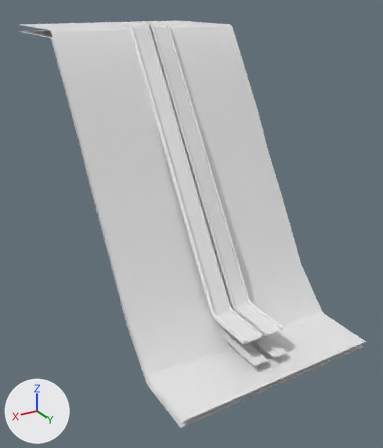
Two versions of the FBX model Assets/_Main/Art/Models/Sm_Water.fbx, one commit apart.
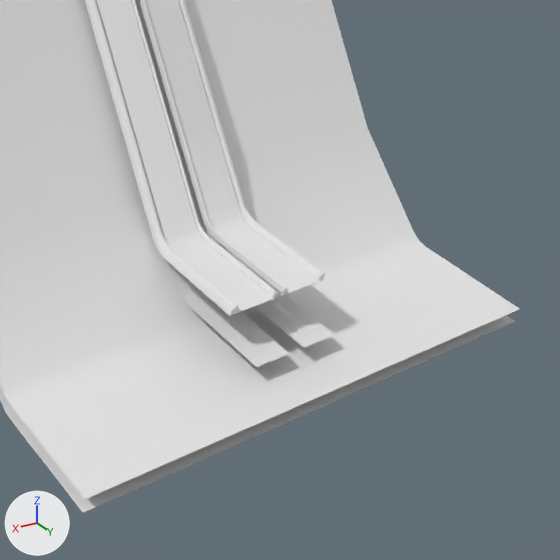
Each version appears first whole from a 50 mm camera at (58.8, 120.7, 5.8) aimed at (1.5, 25.2, -41.9), and next in a close-up on the part from 38% to 100% of the width and 47% to 100% of the height. Every picture has the same lights, and +X, +Y and +Z are marked at lower left.
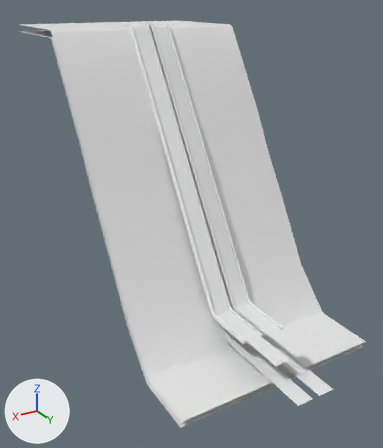
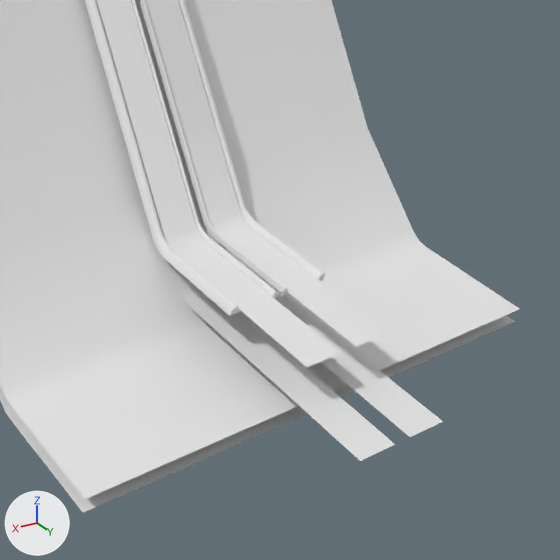
Boxes [x1, y1, x2, y2] around the edits, measured in the close-ups (560 x 560 px; the box of a moved part takes in the faces that stretch with it):
'Plane.006', reshaped
    before: [96, 0, 320, 311]
    after: [96, 0, 388, 367]
'Plane.005', reshaped
    before: [95, 0, 290, 367]
    after: [95, 0, 395, 461]
'Plane.003', reshaped
    before: [146, 4, 335, 348]
    after: [146, 4, 443, 437]
part 1 of me_plane_001, moved or reshaped
    before: [242, 341, 290, 367]
    after: [242, 341, 395, 461]
part 2 of me_plane_009, built on
    before: [177, 244, 320, 311]
    after: [177, 244, 388, 367]
part 3 of me_plane_005, moved or reshaped
    before: [289, 323, 335, 348]
    after: [310, 323, 443, 437]

Diff of the bpy script that builds the scene:
```diff
--- a/Assets/_Main/Art/Models/Sm_Water.fbx.py
+++ b/Assets/_Main/Art/Models/Sm_Water.fbx.py
@@ me_plane_009 @@
 me_plane_009.from_pydata(...)  # 56 vertices, 24 faces; spans x -4.3..4.2, y -1.1..51.0, z -57.3..-0.4
 # used by ob_plane_006; location = (0.0, 0.4, 0.1)
 # verts and faces of me_plane_009; kept vertices keep their numbers, new ones are numbered from 56
 # before: 6 (-4.3, 51.0, -57.3) at pixel (320, 281), 11 (-0.8, 51.0, -57.3) at pixel (288, 293), 14 (0.7, 51.0, -57.3) at pixel (274, 298), 15 (0.7, 41.0, -57.3) at pixel (207, 243), 21 (4.2, 51.0, -57.3) at pixel (241, 311)
 # before: 22 (4.2, 41.0, -57.3)
+# me_plane_009 part 2
+delete_vertices([14, 21])  # with the faces that use them
+verts[6] = (-4.3, 59.6, -57.3)  # moved, pixel (388, 333)
+verts[11] = (-0.8, 59.6, -57.3)  # moved, pixel (356, 346)
+verts[56] = (0.7, 59.6, -57.3)  # pixel (341, 353)
+verts[57] = (0.7, 50.5, -57.3)  # pixel (270, 295)
+verts[58] = (0.7, 48.1, -57.3)  # pixel (253, 281)
+verts[59] = (0.7, 45.7, -57.3)  # pixel (237, 268)
+verts[60] = (0.7, 43.4, -57.3)  # pixel (222, 255)
+for new, old in zip([*range(61, 66)], [*range(56, 61)]): verts[new] = verts[old] + (3.5, 0.0, 0.0)
+faces += [(56, 57, 62, 61), (15, 22, 65, 60), (59, 60, 65, 64), (58, 59, 64, 63), (57, 58, 63, 62)]
 me_plane_009.materials.append(mat_m_waterfall_slide)
@@ me_plane_005 @@
 me_plane_005.from_pydata(...)  # 107 vertices, 80 faces; spans x -4.3..-0.8, y -0.5..53.8, z -61.3..-0.3
 # used by ob_plane_003; location = (0.0, 0.0, 0.0)
 # before: 6 (-4.3, 53.8, -61.3) at pixel (335, 334), 11 (-0.8, 53.8, -61.3) at pixel (303, 347), 36 (-1.7, 53.8, -61.3) at pixel (311, 344), 37 (-2.6, 53.8, -61.3) at pixel (319, 341), 38 (-3.5, 53.8, -61.3) at pixel (327, 338)
+# me_plane_005 part 3
+for i in [6, 11, 36, 37, 38]: me_plane_005.vertices[i].co += Vector((0.0, 12.9, 0.0))
 me_plane_005.materials.append(mat_m_waterfall)
@@ me_plane_001 @@
 me_plane_001.from_pydata(...)  # 107 vertices, 80 faces; spans x 0.7..4.2, y -0.5..53.8, z -61.3..-0.3
 # used by ob_plane_005; location = (0.0, 0.0, 0.0)
 # before: 0 (0.7, 53.8, -61.3) at pixel (289, 353), 7 (4.2, 53.8, -61.3) at pixel (256, 367), 56 (3.3, 53.8, -61.3) at pixel (265, 363), 57 (2.5, 53.8, -61.3) at pixel (273, 360), 58 (1.6, 53.8, -61.3) at pixel (281, 357)
+# me_plane_001 part 1
+for i in [0, 7, 56, 57, 58]: me_plane_001.vertices[i].co += Vector((0.0, 12.9, 0.0))
 me_plane_001.materials.append(mat_m_waterfall)
```
